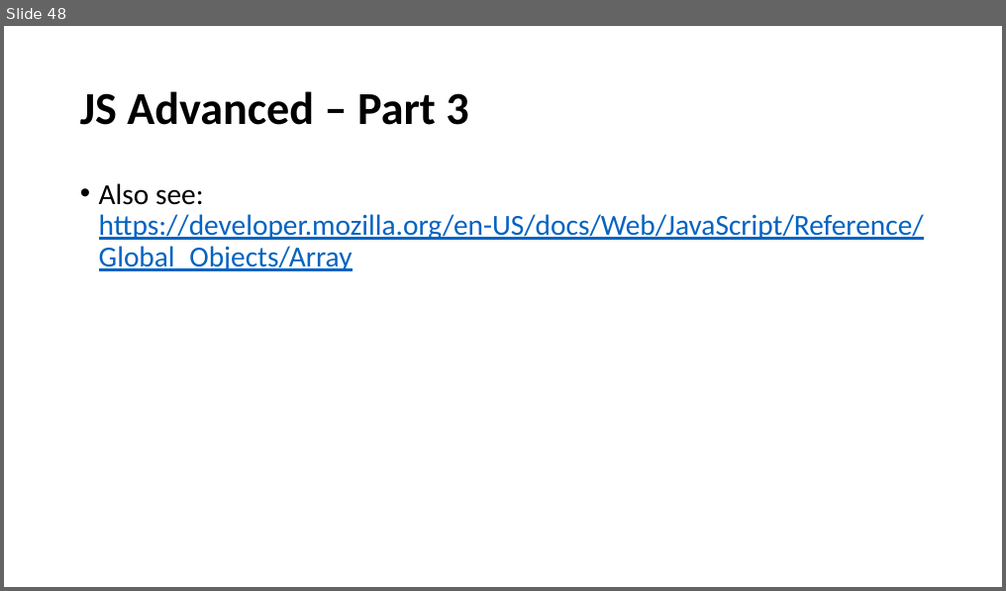
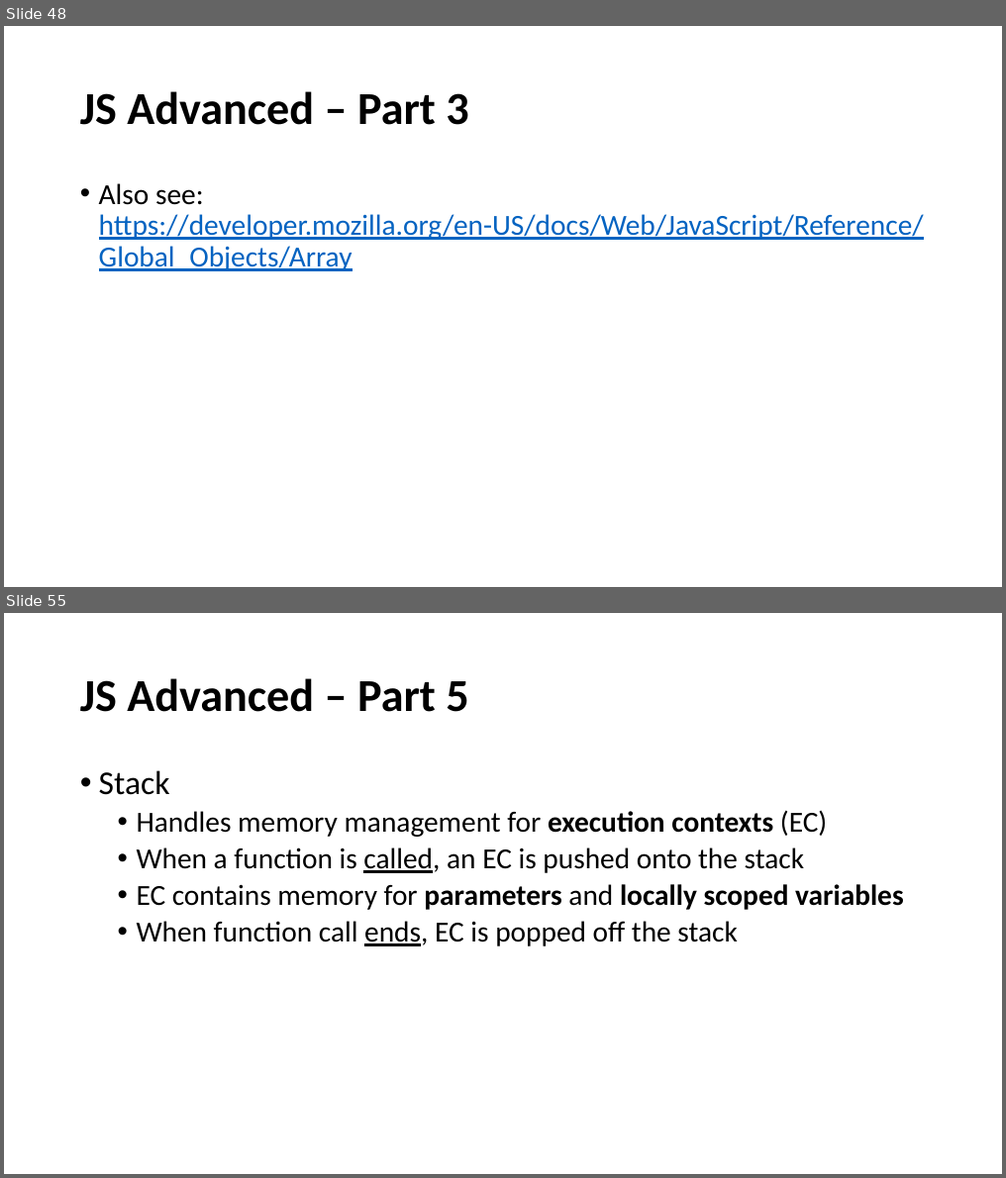
Before and after one commit to perl-easj/WebProg, a slide deck: 30_JavaScript/JavaScriptAdvanced.pptx. Shown one above the other, each under a label of ours: slide 48 before the commit, slides 48 and 55 after it; the slides between them are not shown. The pictures are 1006x591 and 1006x1178 pixels, drawn with LibreOffice and Linux fonts; fonts in the diff are those of the drawing. Boxes give left, top, right and bottom in pixels: in the first picture for what was removed or moved away, otherwise in the second. Text is boxed around its words. In the diff, an @@ line names an element or a change of style, - is before the commit and + after.

```diff
--- a/30_JavaScript/JavaScriptAdvanced.pptx
+++ b/30_JavaScript/JavaScriptAdvanced.pptx
@@ slide 55 added at bbox=[4, 613, 1002, 1174], background #FFFFFF @@
@@ title added at bbox=[80, 678, 468, 712], 44 pt, text #000000, bold @@
+JS Advanced – Part 5
@@ text added at bbox=[99, 770, 904, 947], 28 pt, text #000000 @@
+• Stack
+  • Handles memory management for execution contexts (EC)
+  • When a function is called, an EC is pushed onto the stack
+  • EC contains memory for parameters and locally scoped variables
+  • When function call ends, EC is popped off the stack
```
Also in this commit, not shown: 15 other slides added, 9 other files.
